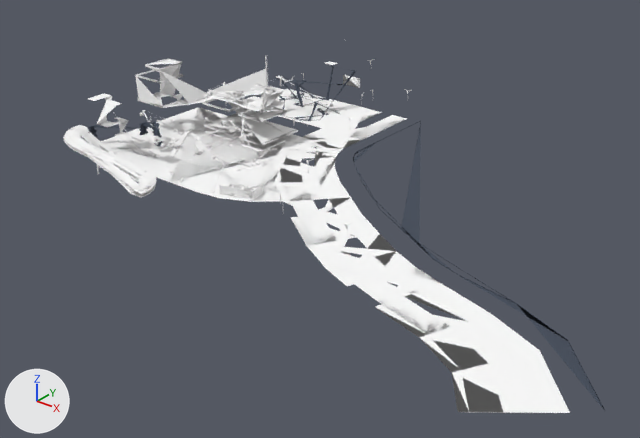
What one commit did to the glTF model models/street_island2_11.glb.
Before and after are seen from a 50 mm camera at (325.0, -109.0, 195.0) aimed at (49.0, 236.0, -19.0). The axes (+X, +Y, +Z) are drawn at lower left. The lights are the same throughout. The picture after the commit comes second.

Objects in the first picture: 'seg_1017', 'seg_405', 'seg_416', 'seg_429', 'seg_570', 'seg_609', 'seg_711', 'seg_817', 'seg_826', 'seg_934', 'seg_973', 'seg_999' and 19 more.
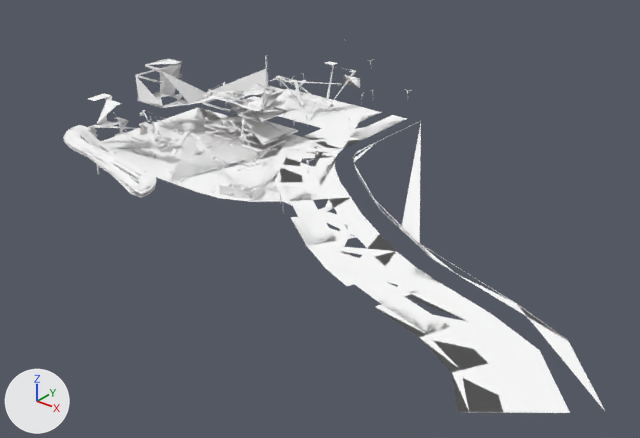
Changed parts and their boxes [x1, y1, x2, y2] in the pictures (640 x 438 px):
```json
{"object": "seg_1017", "change": "recoloured", "before": [353, 121, 605, 411], "after": [353, 121, 605, 411]}
{"object": "seg_999", "change": "recoloured", "before": [266, 66, 356, 121], "after": [266, 66, 356, 121]}
{"object": "seg_934", "change": "recoloured", "before": [87, 122, 162, 146], "after": [87, 122, 162, 146], "on screen": "greyish blue to white"}
```

Edits to the scene script, one JSON object a line:
```json
{"op": "add", "block": "mat_gc_z1_props_street_alpha_bakegroup_island2_roads0_2x", "code": ["mat_gc_z1_props_street_alpha_bakegroup_island2_roads0_2x = principled_material('GC_Z1_Props_Street_Alpha|BakeGroup_Island2_Roads0|2x')", "mat_gc_z1_props_street_alpha_bakegroup_island2_roads0_2x.base_color = (1.0, 1.0, 1.0)  # white #ffffff", "mat_gc_z1_props_street_alpha_bakegroup_island2_roads0_2x.roughness = 1.0"]}
{"op": "add", "block": "mat_gc_z1_props_rooftop_alpha_bakegroup_island2_b0_2x", "code": ["mat_gc_z1_props_rooftop_alpha_bakegroup_island2_b0_2x = principled_material('GC_Z1_Props_Rooftop_Alpha|BakeGroup_Island2_B0|2x')", "mat_gc_z1_props_rooftop_alpha_bakegroup_island2_b0_2x.base_color = (1.0, 1.0, 1.0)  # white #ffffff", "mat_gc_z1_props_rooftop_alpha_bakegroup_island2_b0_2x.roughness = 1.0"]}
{"op": "add", "block": "mat_gc_z1_props_rooftop_alpha_bakegroup_island2_a0_2x", "code": ["mat_gc_z1_props_rooftop_alpha_bakegroup_island2_a0_2x = principled_material('GC_Z1_Props_Rooftop_Alpha|BakeGroup_Island2_A0|2x')", "mat_gc_z1_props_rooftop_alpha_bakegroup_island2_a0_2x.base_color = (1.0, 1.0, 1.0)  # white #ffffff", "mat_gc_z1_props_rooftop_alpha_bakegroup_island2_a0_2x.roughness = 1.0"]}
{"block": "me_seg_934", "where": "me_seg_934.from_pydata(...)  # 1298 vertices, 3149 faces; spans x -99.6..-56.5, y 197.9..231.2, z 3.6..11.8"}
{"op": "remove", "block": "me_seg_934", "code": "me_seg_934.materials.append(mat_dark)  # greyish blue #424b59"}
{"op": "add", "block": "me_seg_934", "code": "me_seg_934.materials.append(mat_gc_z1_props_rooftop_alpha_bakegroup_island2_a0_2x)  # white #ffffff"}
{"block": "me_seg_999", "where": "me_seg_999.from_pydata(...)  # 184 vertices, 182 faces; spans x -79.8..-16.4, y 312.1..360.2, z 0.0..25.0"}
{"op": "remove", "block": "me_seg_999", "code": "me_seg_999.materials.append(mat_dark)  # greyish blue #424b59"}
{"op": "add", "block": "me_seg_999", "code": "me_seg_999.materials.append(mat_gc_z1_props_rooftop_alpha_bakegroup_island2_b0_2x)  # white #ffffff"}
{"block": "me_seg_1017", "where": "me_seg_1017.from_pydata(...)  # 34 vertices, 60 faces; spans x 34.0..247.0, y 147.0..360.0, z 0.0..1.0"}
{"op": "remove", "block": "me_seg_1017", "code": "me_seg_1017.materials.append(mat_dark)  # greyish blue #424b59"}
{"op": "add", "block": "me_seg_1017", "code": "me_seg_1017.materials.append(mat_gc_z1_props_street_alpha_bakegroup_island2_roads0_2x)  # white #ffffff"}
```
